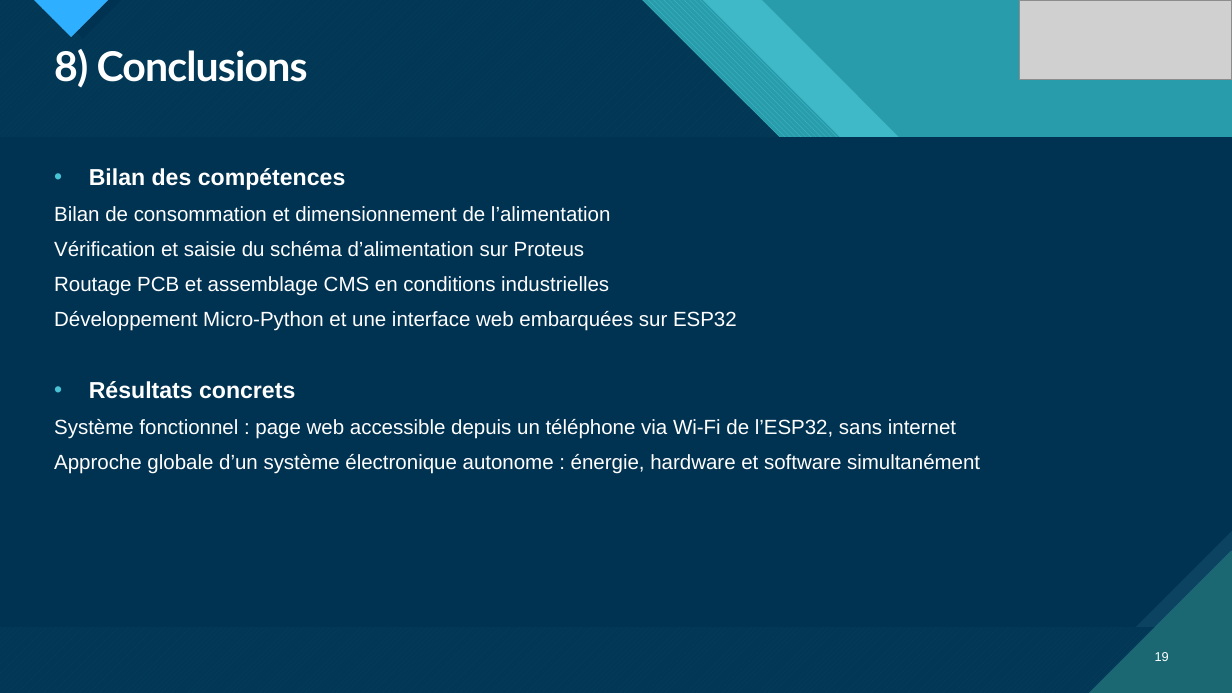
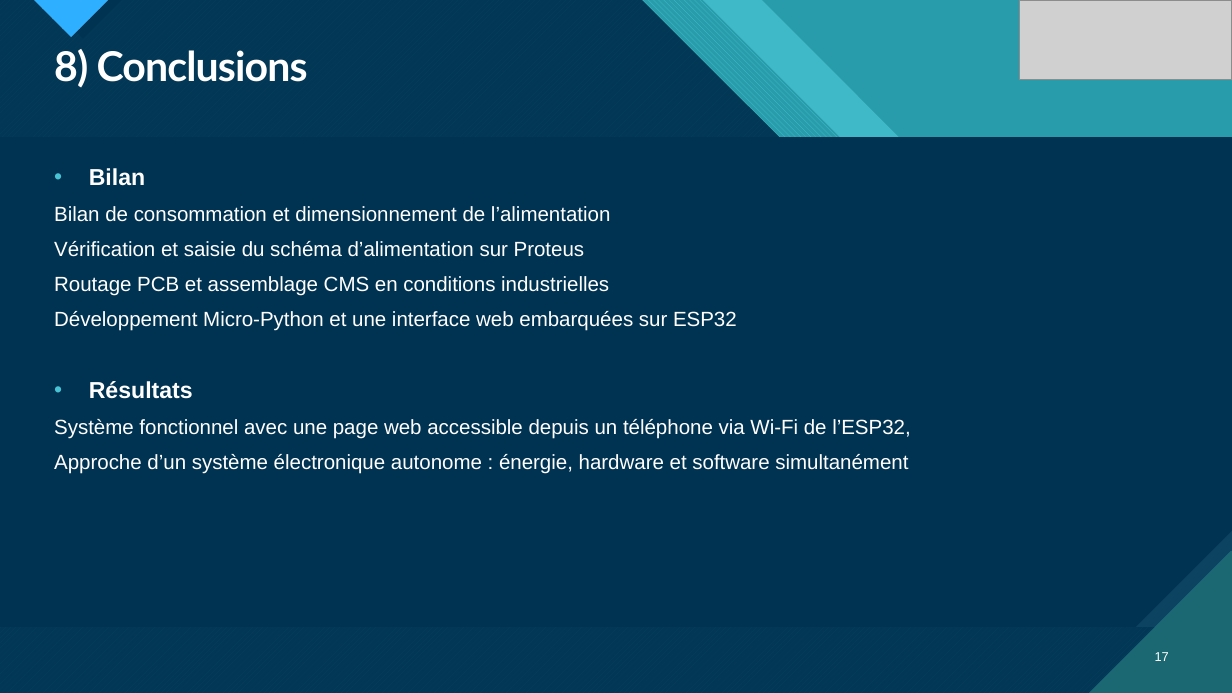
Before and after one commit to m4mchlk-svg/Projet-Pico-Centrale-Hydro-l-ctrique-BTS-CIEL-2nd, a slide deck: slide 17 of Rapport de PROJET/Diapo-Oral.pptx (slide 19 before the commit). Drawn at 1232x693 pixels with LibreOffice and Linux fonts; fonts in the diff are those of the drawing; grey boxes stand for pictures. Boxes give left, top, right and bottom in pixels: in the first picture for what was removed or moved away, otherwise in the second. Text is boxed around its words. In the diff, an @@ line names an element or a change of style, - is before the commit and + after.

```diff
--- a/Rapport de PROJET/Diapo-Oral.pptx
+++ b/Rapport de PROJET/Diapo-Oral.pptx
@@ text at [89,168,145,186]: text changed @@
-• Bilan des compétences
+• Bilan
@@ text at [54,381,910,473]: text changed @@
-• Résultats concrets
-Système fonctionnel : page web accessible depuis un téléphone via Wi-Fi de l’ESP32, sans internet
-Approche globale d’un système électronique autonome : énergie, hardware et software simultanément
+• Résultats
+Système fonctionnel avec une page web accessible depuis un téléphone via Wi-Fi de l’ESP32,
+Approche d’un système électronique autonome : énergie, hardware et software simultanément
@@ page number at [1155,652,1169,661]: text changed @@
-19
+17
```
Also in this commit, not shown: 8 other slides changed, 2 slides removed.
